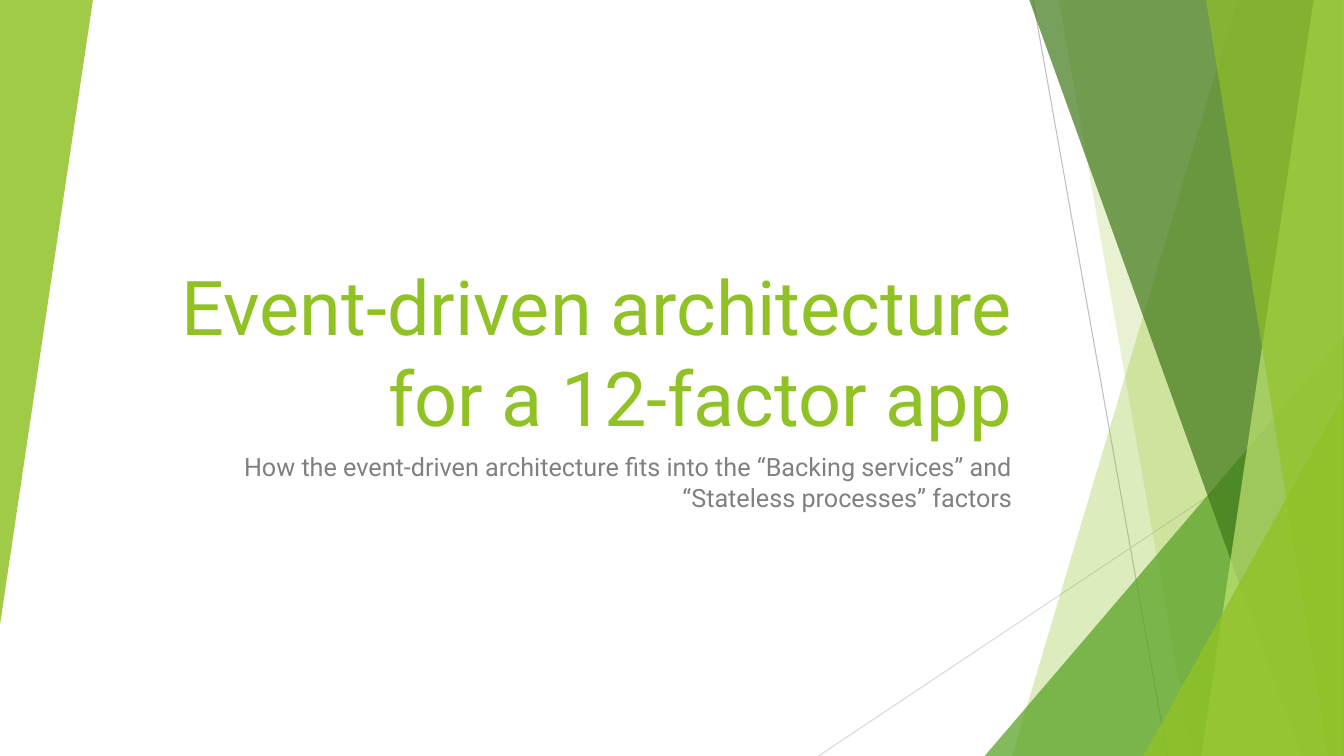
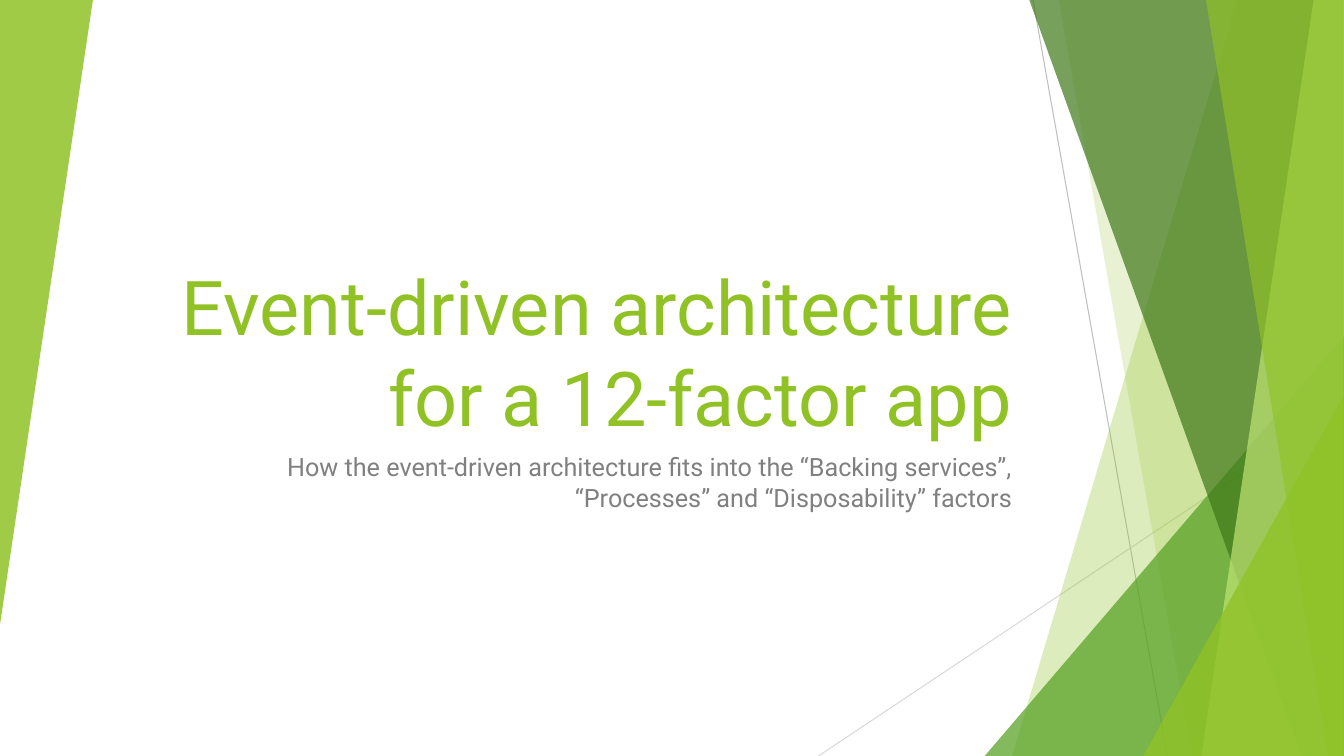
Before and after one commit to dsosedov/event-driven-arch-demo, a slide deck: slide 1 of doc/deck.pptx. Drawn at 1344x756 pixels with LibreOffice and Linux fonts; fonts in the diff are those of the drawing. Boxes give left, top, right and bottom in pixels: in the first picture for what was removed or moved away, otherwise in the second. Text is boxed around its words. In the diff, an @@ line names an element or a change of style, - is before the commit and + after.

Commit message:
Update deck

```diff
--- a/doc/deck.pptx
+++ b/doc/deck.pptx
@@ subtitle at box(287, 457, 1012, 513): text changed @@
-How the event-driven architecture fits into the “Backing services” and “Stateless processes” factors
+How the event-driven architecture fits into the “Backing services”, “Processes” and “Disposability” factors
```
Also in this commit, not shown: 1 slide added, 1 slide removed, 1 other file.
